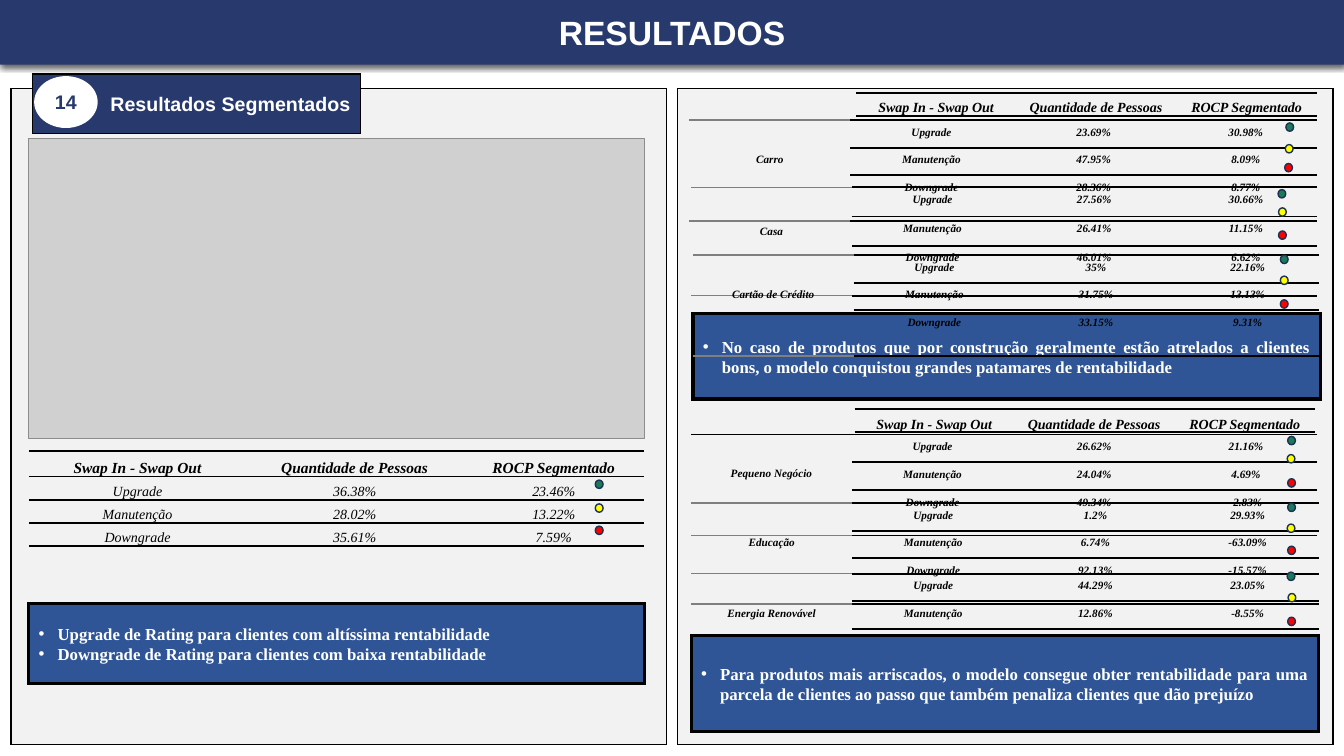
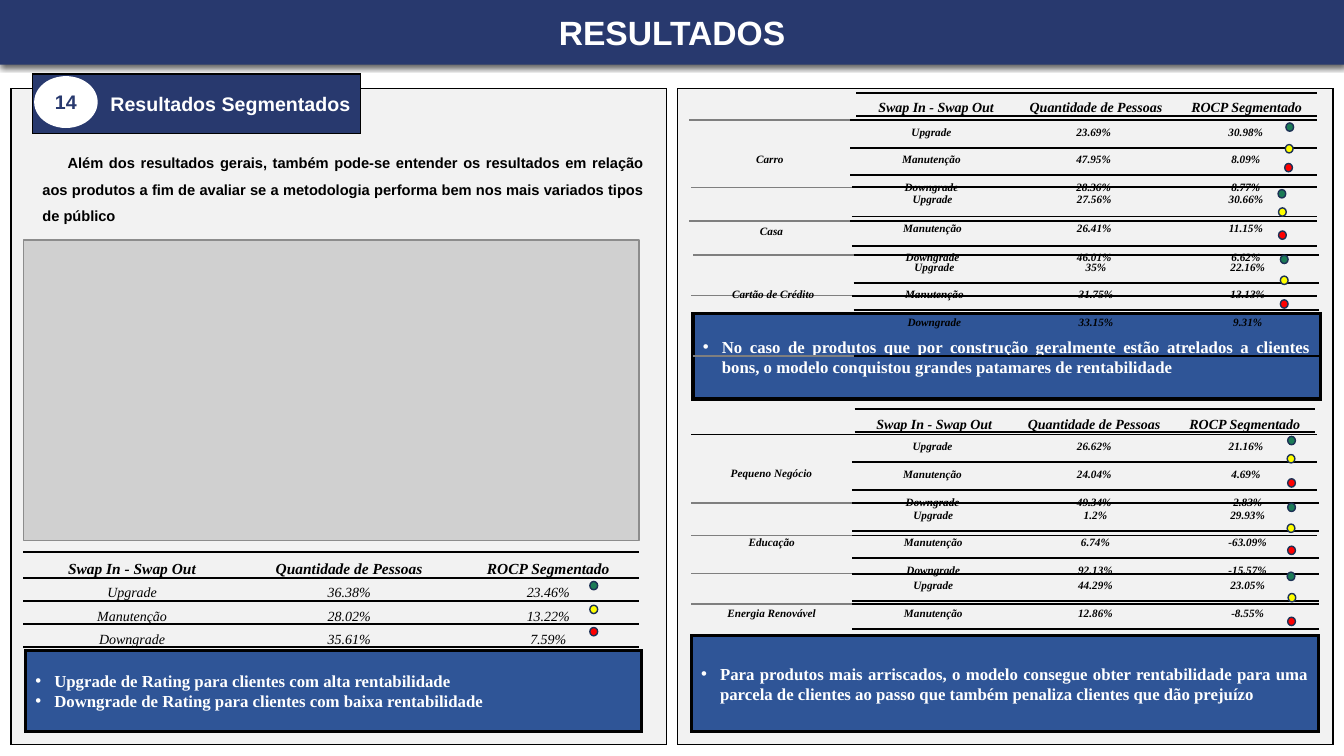
Before and after one commit to leonardovargas10/Modelo_Risco_de_Credito, a slide deck: slide 12 of documents/Apresentação - Leonardo_Aderaldo_Vargas[1].pptx. Drawn at 1344x756 pixels with LibreOffice and Linux fonts; fonts in the diff are those of the drawing; grey boxes stand for pictures. Boxes give left, top, right and bottom in pixels: in the first picture for what was removed or moved away, otherwise in the second. Text is boxed around its words. In the diff, an @@ line names an element or a change of style, - is before the commit and + after.

```diff
--- a/documents/Apresentação - Leonardo_Aderaldo_Vargas[1].pptx
+++ b/documents/Apresentação - Leonardo_Aderaldo_Vargas[1].pptx
@@ text added at [42,157,643,224], 10.5 pt, text #000000, bold @@
+Além dos resultados gerais, também pode-se entender os resultados em relação aos produtos a fim de avaliar se a metodologia performa bem nos mais variados tipos de público
@@ 3 ellipses, 1 picture, 1 table: place and size @@
-3 ellipses, 1 picture, 1 table at [29,139,645,550]
+3 ellipses, 1 picture, 1 table at [23,240,639,652]
@@ rectangle "Upgrade de Rating para clientes ...": place and size @@
-rectangle "Upgrade de Rating para clientes ..." at [29,604,645,685]
+rectangle "Upgrade de Rating para clientes ..." at [25,651,641,732]
@@ text in rectangle at [54,675,451,691]: text changed @@
-• Upgrade de Rating para clientes com altíssima rentabilidade
+• Upgrade de Rating para clientes com alta rentabilidade
```
Also in this commit, not shown: 6 other slides changed.
